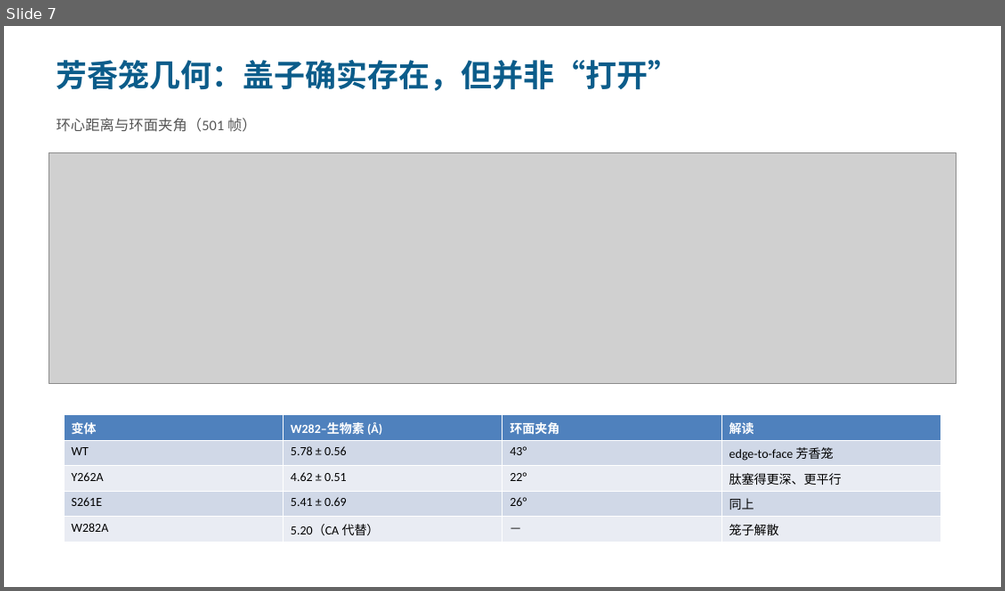
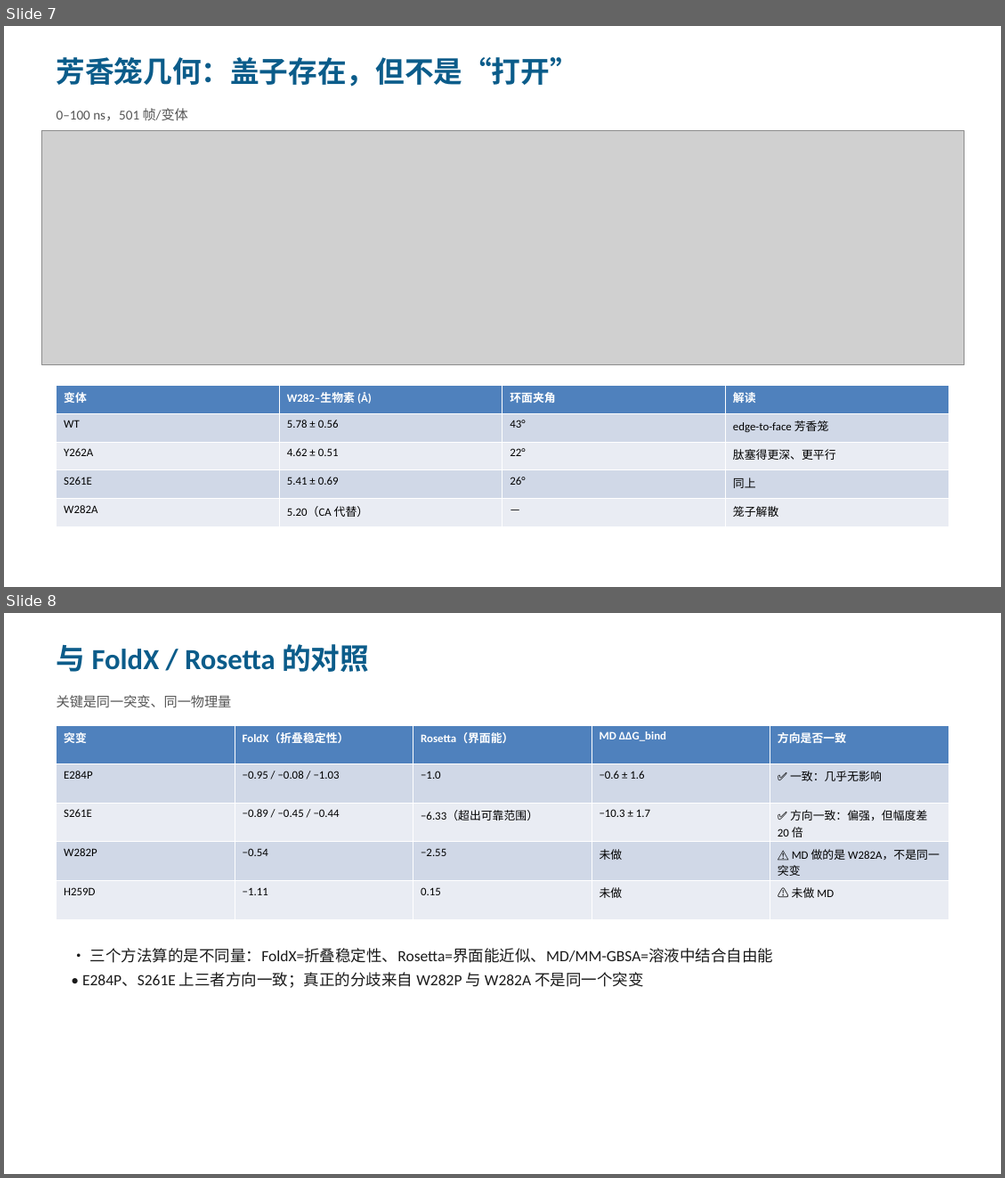
Before and after one commit to wangran-bio-ai/StructurePrep-Toolkit, a slide deck: results/MD_results_summary.pptx. Shown one above the other, each under a label of ours: slide 7 before the commit, slides 7 and 8 after it. The pictures are 1005x591 and 1005x1178 pixels, drawn with LibreOffice and Linux fonts; fonts in the diff are those of the drawing; grey boxes stand for pictures. Boxes give left, top, right and bottom in pixels: in the first picture for what was removed or moved away, otherwise in the second. Text is boxed around its words. In the diff, an @@ line names an element or a change of style, - is before the commit and + after.

```diff
--- a/results/MD_results_summary.pptx
+++ b/results/MD_results_summary.pptx
@@ slide 8 added at (4, 613, 1001, 1174), background #FFFFFF @@
@@ text added at (57, 644, 369, 672), 28 pt, text #0B5C8A, bold @@
+与 FoldX / Rosetta 的对照
@@ text added at (57, 695, 232, 707), 13 pt, text #555555 @@
+关键是同一突变、同一物理量
@@ table added at (57, 725, 950, 919), 5 rows, 5 columns @@
+突变 | FoldX（折叠稳定性） | Rosetta（界面能） | MD ΔΔG_bind | 方向是否一致
+E284P | −0.95 / −0.08 / −1.03 | −1.0 | −0.6 ± 1.6 | ✅ 一致：几乎无影响
+S261E | −0.89 / −0.45 / −0.44 | −6.33（超出可靠范围） | −10.3 ± 1.7 | ✅ 方向一致：偏强，但幅度差 20 倍
+W282P | −0.54 | −2.55 | 未做 | ⚠️ MD 做的是 W282A，不是同一突变
+H259D | −1.11 | 0.15 | 未做 | ⚠️ 未做 MD
@@ text added at (82, 948, 773, 988), 15 pt, text #1A1A1A @@
+• 三个方法算的是不同量：FoldX=折叠稳定性、Rosetta=界面能近似、MD/MM-GBSA=溶液中结合自由能
+• E284P、S261E 上三者方向一致；真正的分歧来自 W282P 与 W282A 不是同一个突变
@@ slide 7 changed as well @@
@@ text at (57, 57, 579, 87): text changed; size 30 to 28 pt @@
-芳香笼几何：盖子确实存在，但并非“打开”
+芳香笼几何：盖子存在，但不是“打开”
@@ picture: place and size @@
-picture at (48, 153, 956, 383)
+picture at (41, 131, 963, 364)
@@ text at (57, 108, 188, 121): text changed; size 14 to 13 pt @@
-环心距离与环面夹角（501 帧）
+0–100 ns，501 帧/变体
@@ table at (57, 385, 947, 527) @@
@@ size 12 to 11 pt @@
@@ table: place and size @@
-table at (64, 415, 940, 542)
+table at (57, 385, 947, 527)
```
Also in this commit, not shown: 7 other slides changed.
